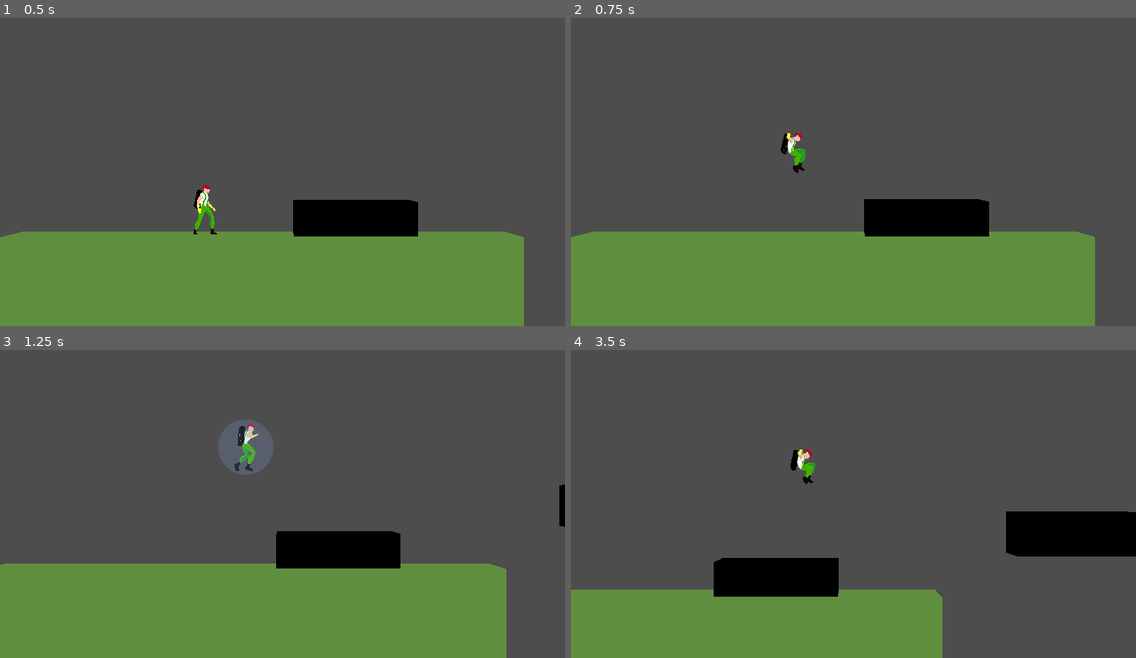
Above: before the commit, frames 1-4 (two rows, left to right).
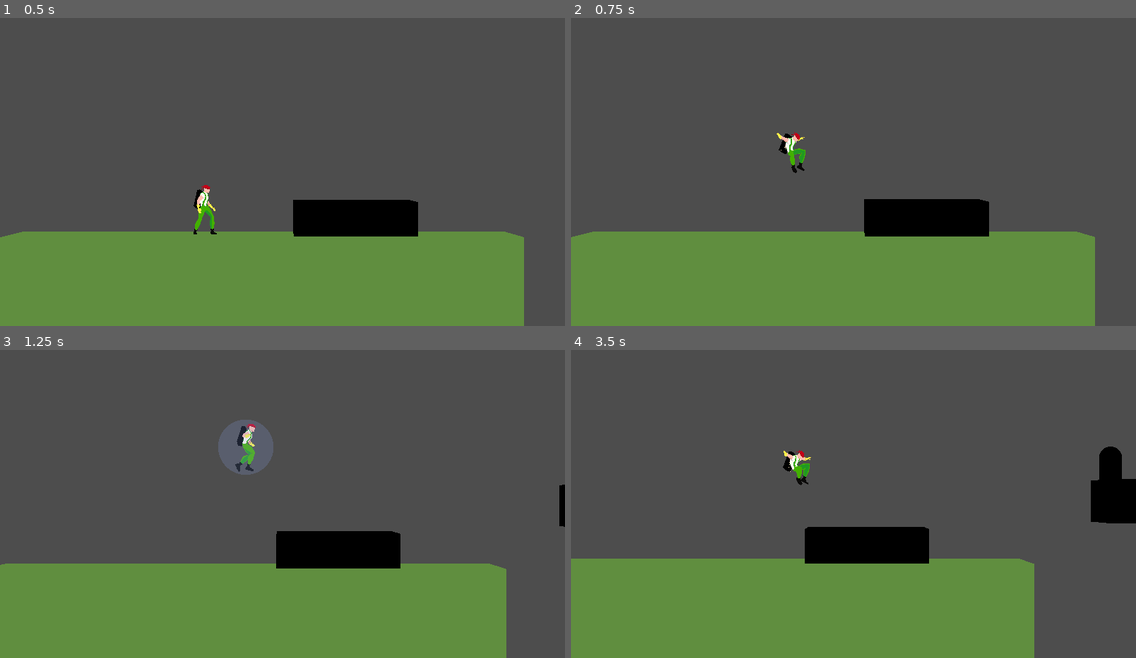
Above: after the commit, the same moments.

Repository: VLauren/BubbleJam
Game: Godot game, scene res://Scenes/levels/level01.tscn
Two runs of this game, one before a commit and one after it. Both use one fixed random seed, a clock stepped at 60 frames per second and the inputs below.
Inputs (mouse positions are in pixels of both pictures, inside the frame that each line leads up to):
- Up to frame 1 (0.5 s): no input
- Up to frame 2 (0.75 s): tap Enter (ui_accept) at 0.5 s; move the mouse to (977, 150) at 0.52 s; hold Right (ui_right) from 0.53 s (still down); tap F at 0.6 s; click (977, 150) at 0.67 s
- Up to frame 3 (1.25 s): keep holding Right (ui_right); tap Enter (ui_accept) at 0.77 s
- Up to frame 4 (3.5 s): move the mouse to (740, 516) at 1.27 s; release Right (ui_right) at 1.28 s; hold Down (ui_down) 1.28-2.03 s; tap F at 1.35, 2.1, 2.85 s; tap Enter (ui_accept) at 1.52, 3.02 s; move the mouse to (910, 430) at 2.02 s; hold Right (ui_right) 2.03-2.78 s; move the mouse to (825, 562) at 2.77 s; hold Up (ui_up) from 2.78 s (still down); click (825, 562) at 2.92 s

Frame 1 is identical in both runs. In frame 2, 0.2% of the frame differs, in the area x 36-42%, y 37-51%; in frame 3, 0.1%; in frame 4, 19%, in the area x 0-100%, y 31-100%.

Commit message:
logica base enemigo

Diff:
--- /dev/null
+++ b/Scenes/enemy.tscn
@@ -0,0 +1,16 @@
+[gd_scene load_steps=4 format=3 uid="uid://cnn1uu4cq4sae"]
+
+[ext_resource type="Script" path="res://Scripts/enemy.gd" id="1_ace5i"]
+
+[sub_resource type="CapsuleMesh" id="CapsuleMesh_jdnte"]
+
+[sub_resource type="BoxShape3D" id="BoxShape3D_8cspt"]
+
+[node name="Enemy" type="CharacterBody3D" groups=["enemy"]]
+script = ExtResource("1_ace5i")
+
+[node name="MeshInstance3D" type="MeshInstance3D" parent="."]
+mesh = SubResource("CapsuleMesh_jdnte")
+
+[node name="CollisionShape3D" type="CollisionShape3D" parent="."]
+shape = SubResource("BoxShape3D_8cspt")
--- a/Scenes/levels/level01.tscn
+++ b/Scenes/levels/level01.tscn
@@ -1,8 +1,9 @@
-[gd_scene load_steps=5 format=3 uid="uid://cfs2ohkpc8gji"]
+[gd_scene load_steps=6 format=3 uid="uid://cfs2ohkpc8gji"]
 
 [ext_resource type="PackedScene" uid="uid://bs7sai2tuoww0" path="res://Scenes/camera.tscn" id="1_0ovle"]
 [ext_resource type="PackedScene" uid="uid://b5xegt20ea1kd" path="res://Scenes/trigger_level_end.tscn" id="3_8t0gf"]
 [ext_resource type="PackedScene" uid="uid://7wl1lrith1tu" path="res://Scenes/mainChar.tscn" id="3_rotvl"]
+[ext_resource type="PackedScene" uid="uid://cnn1uu4cq4sae" path="res://Scenes/enemy.tscn" id="4_jxhqf"]
 
 [sub_resource type="StandardMaterial3D" id="StandardMaterial3D_32dj5"]
 shading_mode = 0
@@ -51,3 +52,6 @@
 
 [node name="MainCharacter" parent="." instance=ExtResource("3_rotvl")]
 transform = Transform3D(1, 0, 0, 0, 1, 0, 0, 0, 1, 1.45759, 0.570131, -0.298412)
+
+[node name="Enemy" parent="." instance=ExtResource("4_jxhqf")]
+transform = Transform3D(1, 0, 0, 0, 1, 0, 0, 0, 1, 21.7002, 3.32448, -0.28015)
--- a/Scenes/levels/level02.tscn
+++ b/Scenes/levels/level02.tscn
@@ -31,12 +31,12 @@
 size = Vector3(5.41046, 1.92818, 2.99512)
 
 [node name="CSGBox3D8" type="CSGBox3D" parent="."]
-transform = Transform3D(1, 0, 0, 0, 1, 0, 0, 0, 1, 5.41188, 2.79756, -3.88351)
+transform = Transform3D(1, 0, 0, 0, 1, 0, 0, 0, 1, 47.2177, 2.79756, -3.88351)
 use_collision = true
 size = Vector3(5.41046, 15.2658, 2.99512)
 
 [node name="CSGBox3D9" type="CSGBox3D" parent="."]
-transform = Transform3D(1, 0, 0, 0, 1, 0, 0, 0, 1, 24.7365, 14.1963, -3.88351)
+transform = Transform3D(1, 0, 0, 0, 1, 0, 0, 0, 1, 66.5423, 14.1963, -3.88351)
 use_collision = true
 size = Vector3(9.77347, 36.8996, 2.99512)
 
--- a/Scripts/character.gd
+++ b/Scripts/character.gd
@@ -29,9 +29,9 @@
 	var rot : float
 	rot = $CharacterBase.rotation.y
 	if(velocity.x > 0):
-		rot = rotate_toward($CharacterBase.rotation.y, 90, delta * 10)
+		rot = rotate_toward($CharacterBase.rotation.y, PI/2+0.01, delta * 10)
 	if(velocity.x < 0):
-		rot = rotate_toward($CharacterBase.rotation.y, -89, delta * 10)
+		rot = rotate_toward($CharacterBase.rotation.y, -PI/2-0.01, delta * 10)
 	$CharacterBase.rotation.y = rot
 
 	#animaciones
@@ -85,9 +85,10 @@
 
 
 	# el fast fall
-	if not is_on_floor() and Input.is_action_pressed("ui_down"):
+	if not is_on_floor() and Input.is_action_just_pressed("ui_down"):
 		fall()
-		velocity.y = -4
+		velocity.y = -10
+
 
 	# input derecha-izquierda
 	input_dir = Input.get_vector("ui_left", "ui_right", "ui_up", "ui_down")
@@ -123,8 +124,10 @@
 func _on_bubble_area_shape_entered(area_rid: RID, area: Area3D, area_shape_index: int, local_shape_index: int) -> void:
 	pass # Replace with function body.
 
-func _on_bubble_body_entered(body: Node3D) -> void:
+func _on_bubble_body_entered(body) -> void:
 	if(not body.is_in_group("player")):
+		if(body.is_in_group("enemy")):
+			body.death()
 		await get_tree().process_frame
 		print(body)
 		fall()
--- /dev/null
+++ b/Scripts/enemy.gd
@@ -0,0 +1,76 @@
+extends CharacterBody3D
+
+enum {MOVING, SHOOTING}
+
+const SPEED = 1.0
+
+var player : CharacterBody3D
+
+var direction = Vector2.ZERO
+var previousPosition
+var changingDirection = false
+
+var state = MOVING
+var count = 0
+
+func _ready() -> void:
+	direction = Vector2(1, 0)
+	previousPosition = position
+	player = get_tree().get_nodes_in_group("player")[0]
+
+func _process(delta: float) -> void:
+
+	if(state == MOVING):
+		if(position.distance_to(player.position) < 10):
+			state = SHOOTING
+			shoot()
+	if(state == SHOOTING):
+		return
+
+func _physics_process(delta: float) -> void:
+
+	if not is_on_floor():
+		velocity += Vector3.ONE * -20 * delta
+		velocity.z = 0
+
+	if(state == MOVING):
+		# direction = (transform.basis * Vector3(input_dir.x, 0, input_dir.y)).normalized()
+		if direction:
+			velocity.x = direction.x * SPEED
+		else:
+			velocity.x = move_toward(velocity.x, 0, SPEED)
+
+		move_and_slide()
+
+		if(not is_on_floor()):
+			position = previousPosition
+			change_direction()
+
+		previousPosition = position
+
+	if(state == SHOOTING):
+		return
+
+func change_direction():
+	if(not changingDirection):
+		changingDirection = true
+		var newDirection = -direction
+		direction = Vector2.ZERO
+		await get_tree().create_timer(1.0).timeout
+		direction = newDirection
+		changingDirection = false
+
+func shoot():
+	# shoot animation
+	await get_tree().create_timer(0.5).timeout
+
+	# spawn projectil
+	print("shoot!")
+
+	await get_tree().create_timer(0.5).timeout
+	state = MOVING
+	return
+
+func death():
+	print("enemy death")
+	queue_free()
